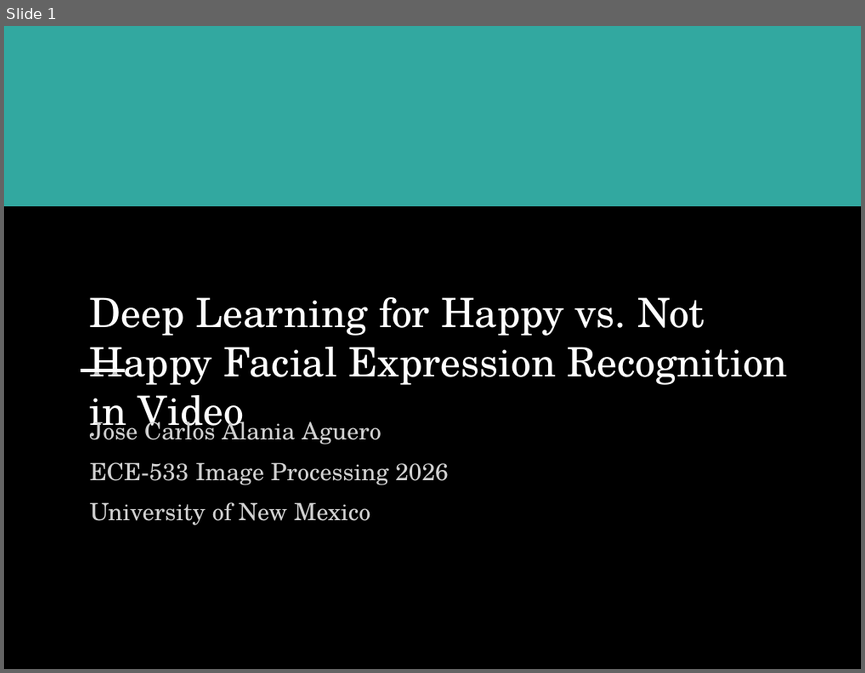
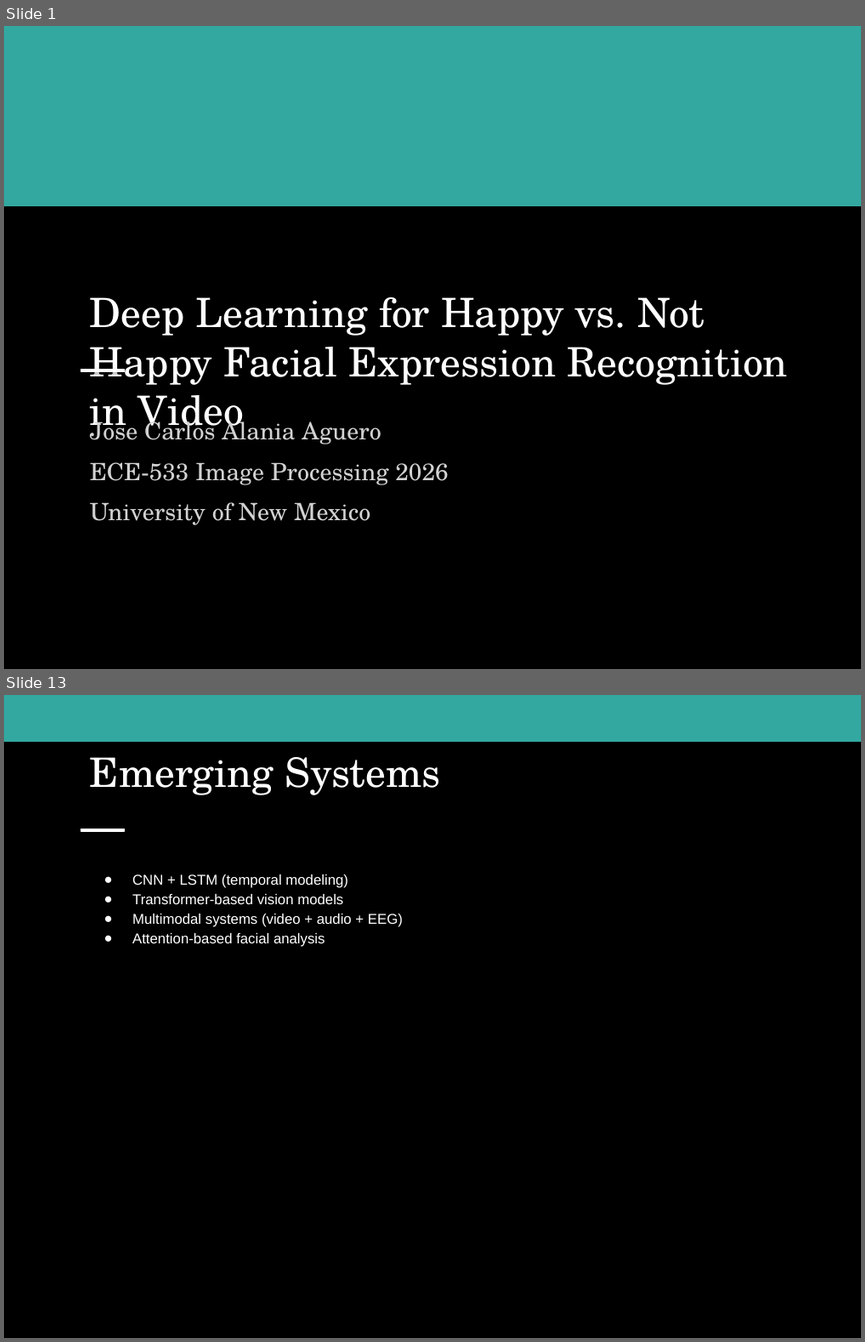
Before and after one commit to pepealania/image-processing-project-tutorial-deep-learning-happy-not-happy-classification, a slide deck: scientific_emotion_recognition_design.pptx. Shown one above the other, each under a label of ours: slide 1 before the commit, slides 1 and 13 after it; the slides between them are not shown. The pictures are 865x673 and 865x1342 pixels, drawn with LibreOffice and Linux fonts; fonts in the diff are those of the drawing. Boxes give left, top, right and bottom in pixels: in the first picture for what was removed or moved away, otherwise in the second. Text is boxed around its words. In the diff, an @@ line names an element or a change of style, - is before the commit and + after.

```diff
--- a/scientific_emotion_recognition_design.pptx
+++ b/scientific_emotion_recognition_design.pptx
@@ slide 13 added at bbox=[4, 695, 861, 1338], background #000000 @@
@@ rectangle added at bbox=[4, 695, 861, 741], fill #32A8A0, outline #32A8A0 0.75 pt @@
@@ text added at bbox=[90, 757, 440, 795], 34 pt, text #FFFFFF @@
+Emerging Systems
@@ rectangle added at bbox=[81, 828, 124, 831], fill #FFFFFF, outline #FFFFFF 0.75 pt @@
@@ text added at bbox=[132, 874, 403, 947], 12 pt, text #FFFFFF @@
+● CNN + LSTM (temporal modeling)
+● Transformer-based vision models
+● Multimodal systems (video + audio + EEG)
+● Attention-based facial analysis
```
Also in this commit, not shown: 1 slide changed, 13 other slides added, 8 slides removed.
